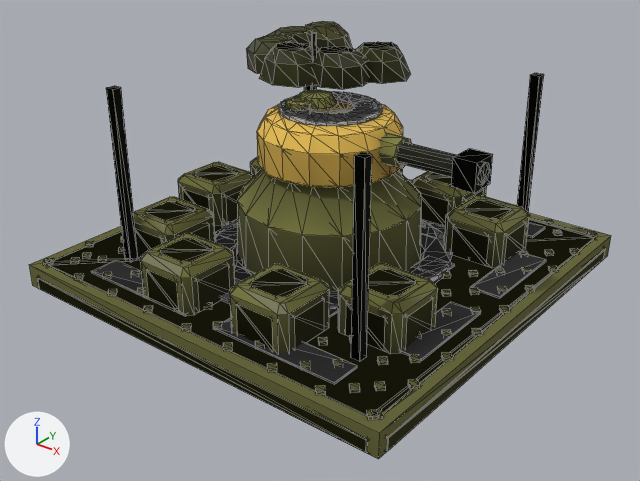
The glTF model assets/set_v5/meridian_decoy_emplacement_damaged.glb as it was, and as the next commit left it.
Camera for both pictures: a 50 mm camera at (4.26, -5.46, 3.64) aimed at (0.11, -0.27, 0.42). The lights are fixed; the arrows at lower left show +X, +Y and +Z. The picture after the commit comes second. Mesh edges are drawn as thin lines. Vertices at exactly the same position are counted once.

Names of what the first picture shows: 'barrel', 'body', 'body.001', 'body.002', 'turret', 'turret.001' and 1 more.
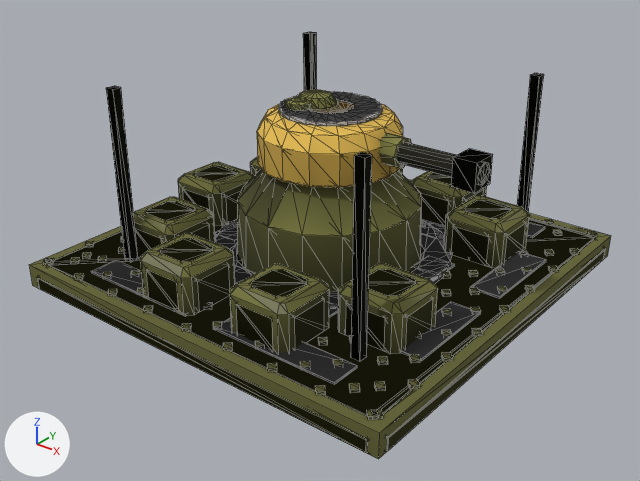
Pixel boxes [x1, y1, x2, y2] of what changed, in the pictures (640 x 481 px):
'body', reshaped
    before: [38, 21, 605, 452]
    after: [38, 32, 605, 451]
'body.001', reshaped
    before: [37, 90, 606, 453]
    after: [37, 36, 606, 453]
part 1 of me_mesh_0, deleted
    before: [221, 21, 410, 304]
part 2 of me_mesh_0, recoloured
    before: [237, 86, 438, 227]
    after: [237, 32, 438, 227]
part 3 of me_mesh_3, recoloured
    before: [242, 171, 446, 192]
    after: [242, 36, 446, 192]

What changed in the scene script:
```text
Change me_mesh_0:
    used by ob_body; parent = ob_meridian_decoy_emplacement_damaged_lod0; location = (0.0, 0.0, 0.0)
    remove me_mesh_0.from_pydata(...)  # 1808 vertices, 2442 faces; spans x -1.8..1.8, y -1.8..1.8, z 0.0..1.84
    add me_mesh_0.from_pydata(...)  # 1656 vertices, 2204 faces; spans x -1.8..1.8, y -1.8..1.8, z 0.0..1.7
    me_mesh_0 part 1: 7 loose pieces with 152 vertices, spanning x -1.34..0.6, y -1.23..1.4, z 0.2..1.84, are deleted
    me_mesh_0 part 2: 160 kept faces spanning x -1.63..1.16, y -1.25..1.53, z 0.2..1.7 get new vertex colours; the middle colour goes from yellow #b5b561 to yellow #bbbb65
Change me_mesh_3:
    used by ob_body_001; parent = ob_meridian_decoy_emplacement_damaged_lod1; location = (0.0, 0.0, 0.0)
    remove me_mesh_3.from_pydata(...)  # 544 vertices, 808 faces; spans x -1.8..1.8, y -1.8..1.8, z 0.0..1.84
    add me_mesh_3.from_pydata(...)  # 472 vertices, 694 faces; spans x -1.8..1.8, y -1.8..1.8, z 0.0..1.7
    me_mesh_3 part 3: 82 kept faces spanning x -1.35..1.16, y -1.24..1.57, z 0.2..1.7 get new vertex colours; the middle colour goes from yellow #b5b560 to yellow #b8b863
    edits to the shape of me_mesh_3 do not show in these pictures
```
